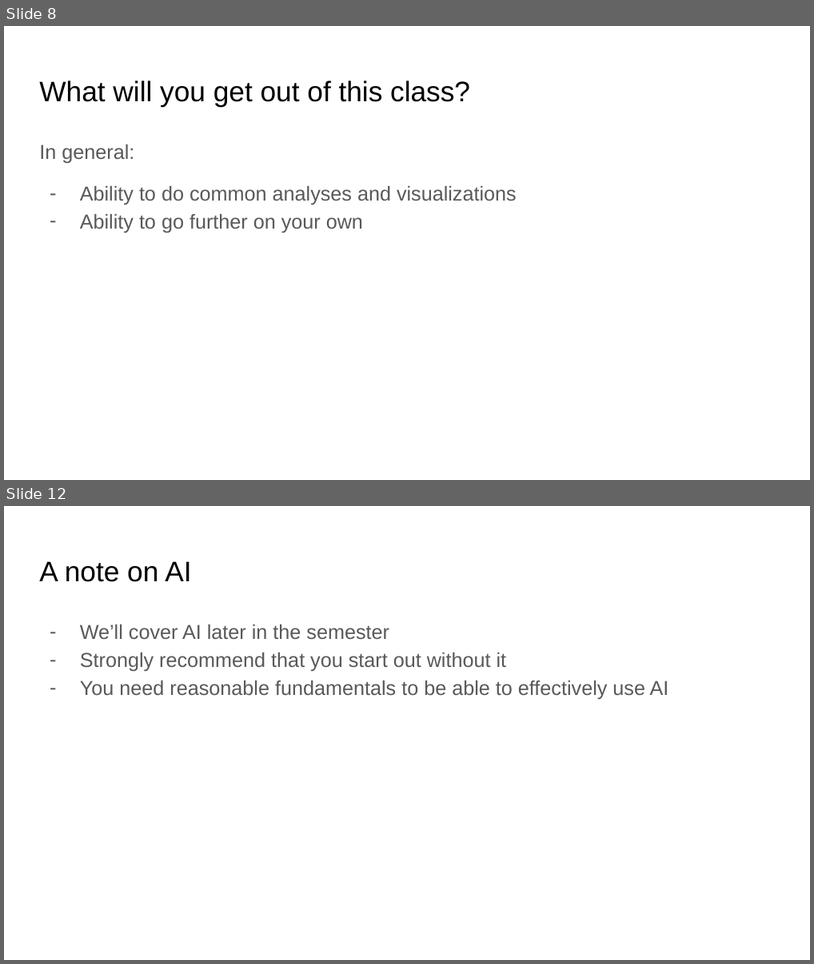
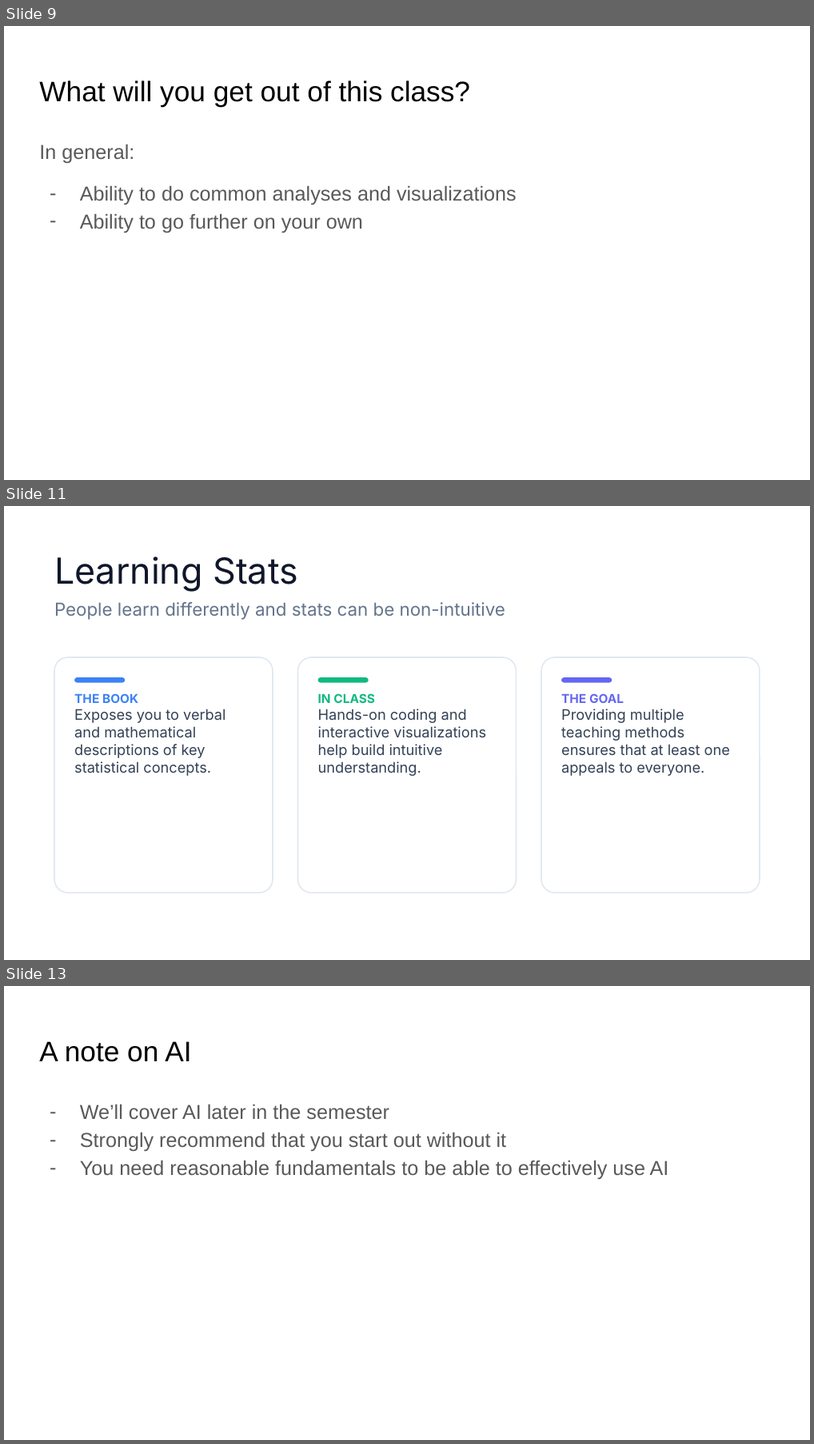
Before and after one commit to bmaitner/biometry_course, a slide deck: lectures/Lecture_01_course_introduction.pptx. Shown one above the other, each under a label of ours: slides 8 and 12 before the commit, slides 9, 11 and 13 after it; the slides between them are not shown. The pictures are 814x964 and 814x1444 pixels, drawn with LibreOffice and Linux fonts; fonts in the diff are those of the drawing; background and template pictures are left out. Boxes give left, top, right and bottom in pixels: in the first picture for what was removed or moved away, otherwise in the second. Text is boxed around its words. In the diff, an @@ line names an element or a change of style, - is before the commit and + after.

```diff
--- a/lectures/Lecture_01_course_introduction.pptx
+++ b/lectures/Lecture_01_course_introduction.pptx
@@ slide 11 added at bbox=[4, 506, 810, 960], background picture (left out) @@
@@ text added at bbox=[54, 556, 506, 620], 16 pt, text #64748B @@
+Learning Stats
+People learn differently and stats can be non-intuitive
@@ rounded rectangle added at bbox=[54, 658, 273, 893], fill #FFFFFF, outline #E2E8F0 1.13 pt @@
@@ rounded rectangle added at bbox=[298, 658, 517, 893], fill #FFFFFF, outline #E2E8F0 1.13 pt @@
@@ rounded rectangle added at bbox=[542, 658, 761, 893], fill #FFFFFF, outline #E2E8F0 1.13 pt @@
@@ text added at bbox=[74, 693, 226, 776], 13 pt, text #334155 @@
+THE BOOK
+Exposes you to verbal and mathematical descriptions of key statistical concepts.
@@ rounded rectangle added at bbox=[75, 677, 125, 682], fill #3B82F6 @@
@@ rounded rectangle added at bbox=[318, 677, 369, 682], fill #10B981 @@
@@ text added at bbox=[318, 693, 486, 776], 13 pt, text #334155 @@
+IN CLASS
+Hands-on coding and interactive visualizations help build intuitive understanding.
@@ text added at bbox=[562, 693, 730, 776], 13 pt, text #334155 @@
+THE GOAL
+Providing multiple teaching methods ensures that at least one appeals to everyone.
@@ rounded rectangle added at bbox=[562, 677, 612, 682], fill #6366F1 @@
@@ what was slide 8 is now slide 9 @@
@@ what was slide 12 is now slide 13 @@
```
Also in this commit, not shown: 19 slides changed, 4 other slides added, 4 slides removed, 1 other file.
